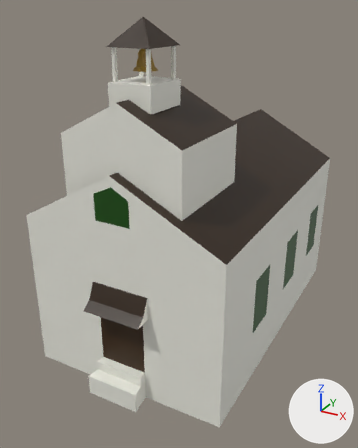
One commit to the Blender file AE Working models/church.blend: the scene before it, then after it.
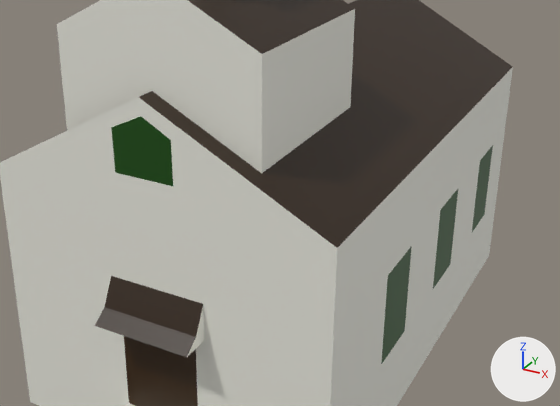
There are two pictures of each version: one whole from a camera (50 mm lens) standing at (5.87, -12.27, 8.56) and looking at (-0.36, -0.94, 2.89), one close up on the part from 8% to 100% of the width and 26% to 80% of the height. Arrows for +X, +Y and +Z are at lower right; the lights stay in place. The first two pictures are the older version.
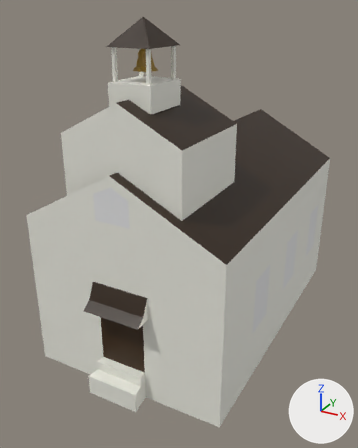
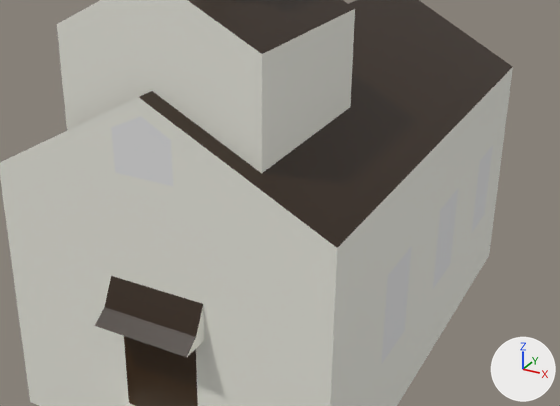
Location of each change, (x1, y1, x2, y2) in pixels of the close-ups (560 x 406 px):
part 1 of me_cube_024, recoloured
    both: (111, 116, 493, 364)

The edits, one by one:
Material 'TeamColor' (mat_teamcolor) is new.
Its base color is (0.8, 0.8, 0.8) (white #e7e7e7).
me_cube_024 has 142 vertices, 98 faces and spans x -4.13..4.64, y -2.56..2.55, z -2.66..5.72.
me_cube_024 is used by ob_cube_023; location (-0.11, 0.01, 2.42); rotation (0.0, 0.0, 4.712), in degrees (0, 0, 270); scale (1.04, 1.04, 1.04).
me_cube_024 part 1: all 7 faces that had it switch from mat_window (dark green #134c00) to mat_teamcolor (white #e7e7e7).
